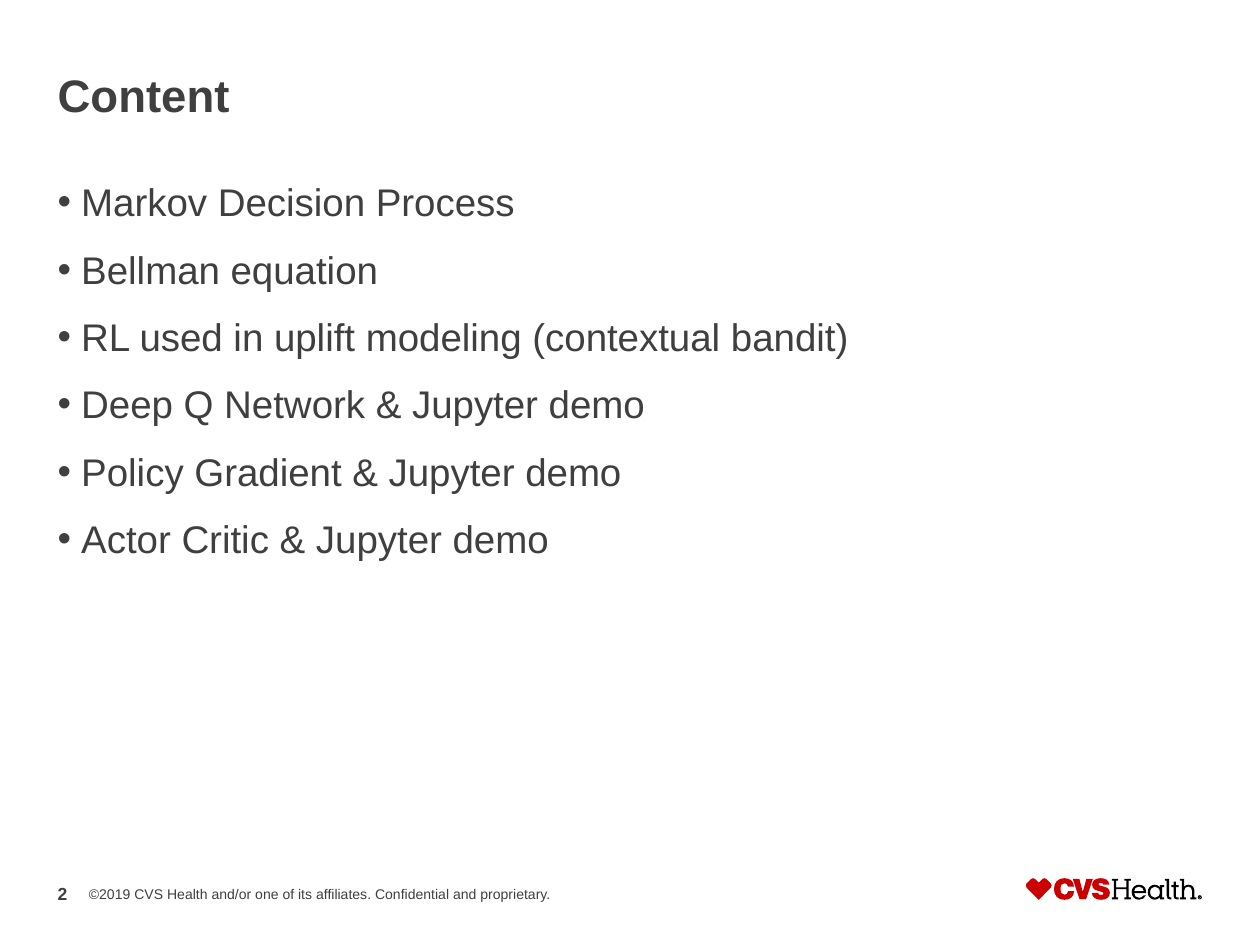
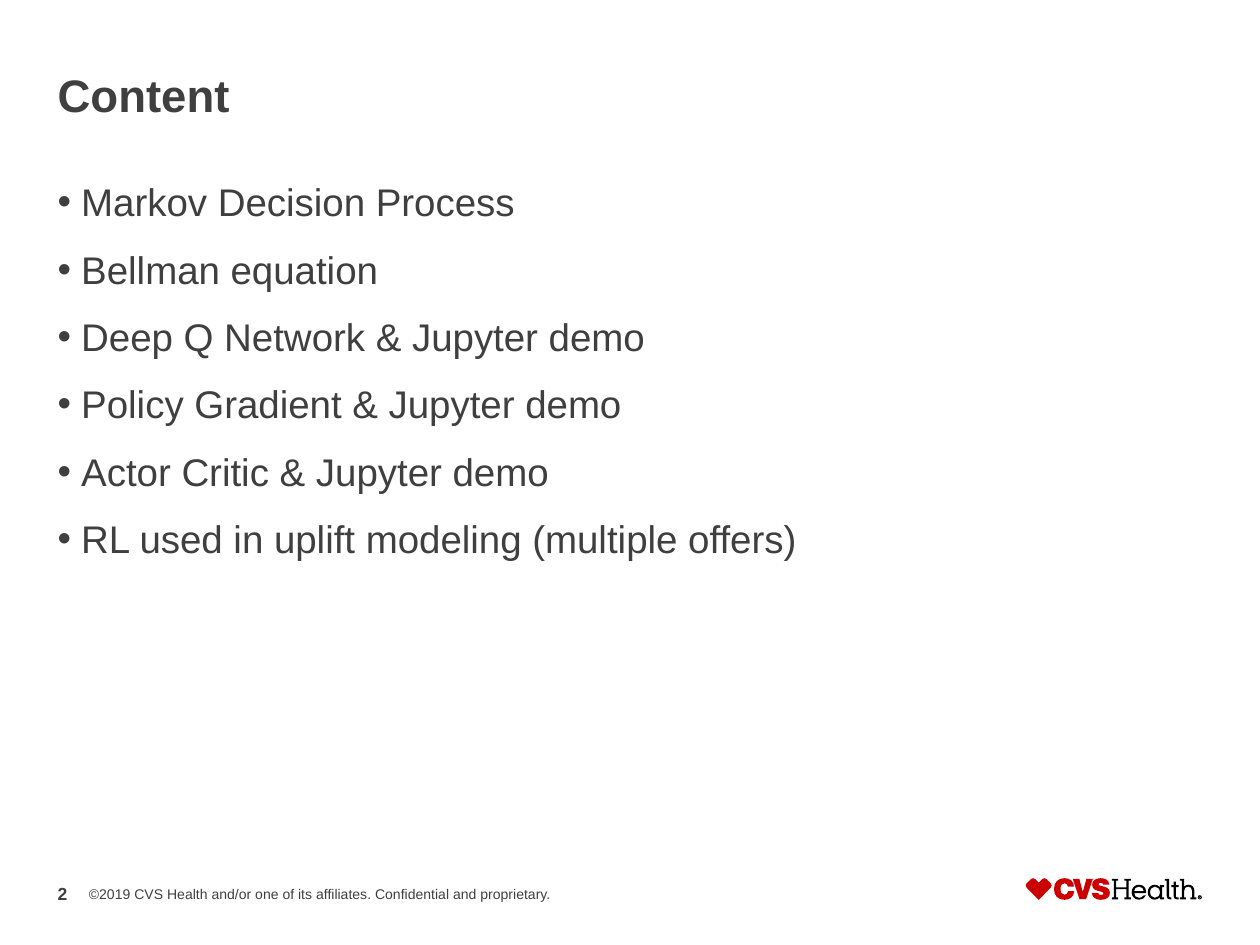
Before and after one commit to CJinny/RL_uplift, a slide deck: slide 2 of RL_uplift.pptx. Drawn at 1260x945 pixels with LibreOffice and Linux fonts; fonts in the diff are those of the drawing. Boxes give left, top, right and bottom in pixels: in the first picture for what was removed or moved away, otherwise in the second. Text is boxed around its words. In the diff, an @@ line names an element or a change of style, - is before the commit and + after.

```diff
--- a/RL_uplift.pptx
+++ b/RL_uplift.pptx
@@ text at <box>81,323,848,359</box>: paragraph removed @@
-  • RL used in uplift modeling (contextual bandit)
@@ text at <box>81,525,796,561</box>: paragraph added @@
+  • RL used in uplift modeling (multiple offers)
```
Also in this commit, not shown: 8 other slides changed.
